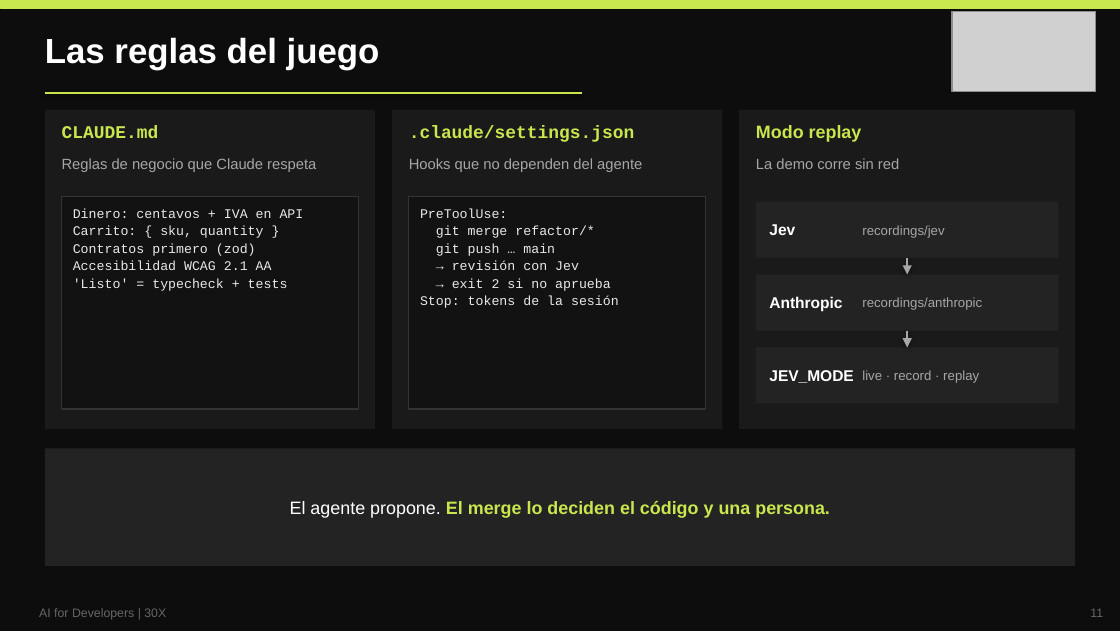
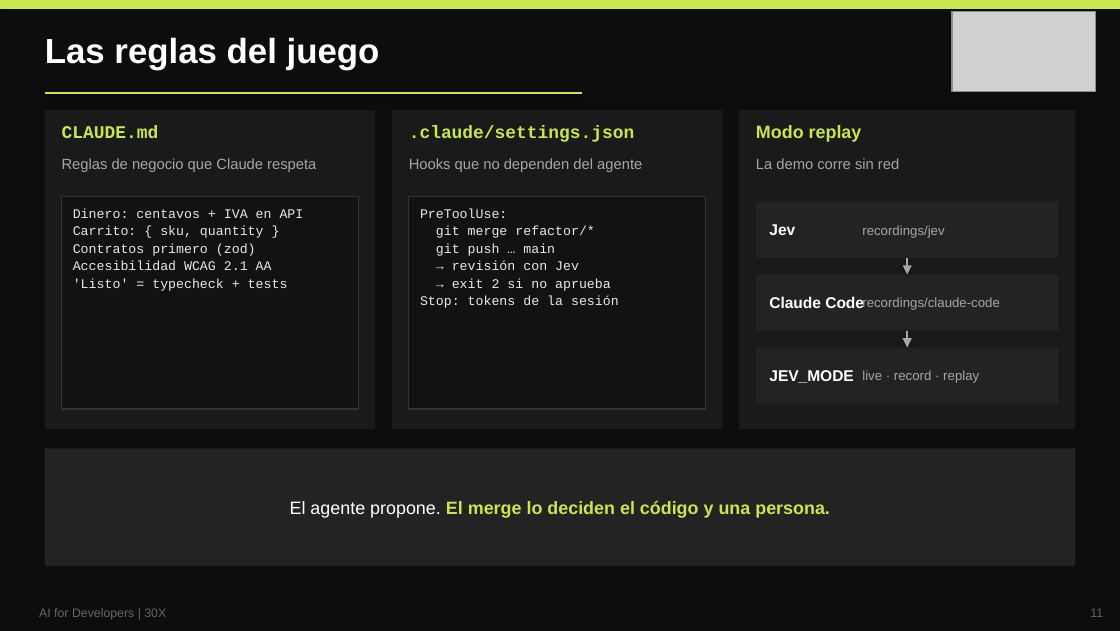
Before and after one commit to arlequine/jev-pdp-flow, a slide deck: slide 11 of docs/slides/charla-jev.pptx. Drawn at 1120x631 pixels with LibreOffice and Linux fonts; fonts in the diff are those of the drawing; grey boxes stand for pictures. Boxes give left, top, right and bottom in pixels: in the first picture for what was removed or moved away, otherwise in the second. Text is boxed around its words. In the diff, an @@ line names an element or a change of style, - is before the commit and + after.

```diff
--- a/docs/slides/charla-jev.pptx
+++ b/docs/slides/charla-jev.pptx
@@ text at [769,296,864,308]: text changed @@
-Anthropic
+Claude Code
@@ text at [862,297,1000,310]: text changed @@
-recordings/anthropic
+recordings/claude-code
```
Also in this commit, not shown: 4 other slides changed, 41 other files.
